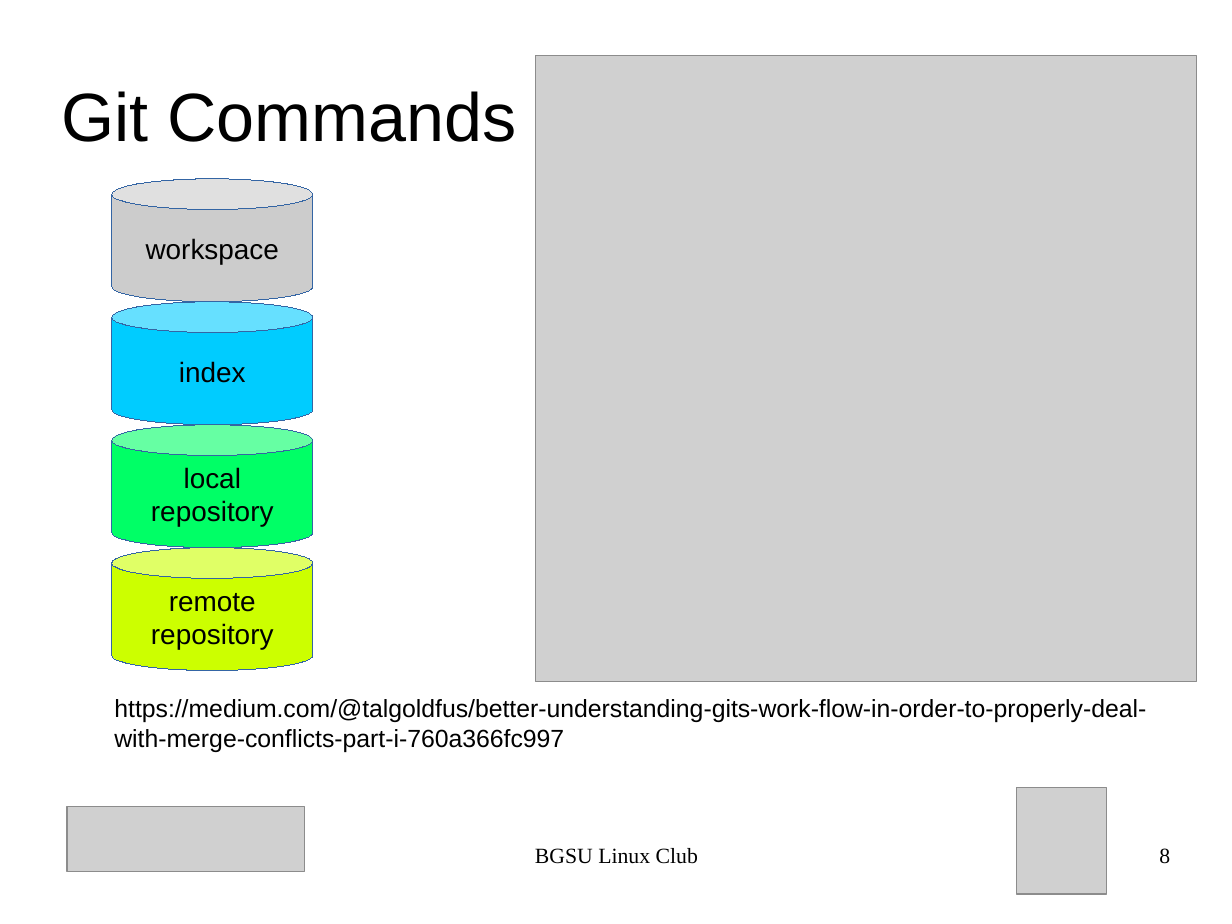
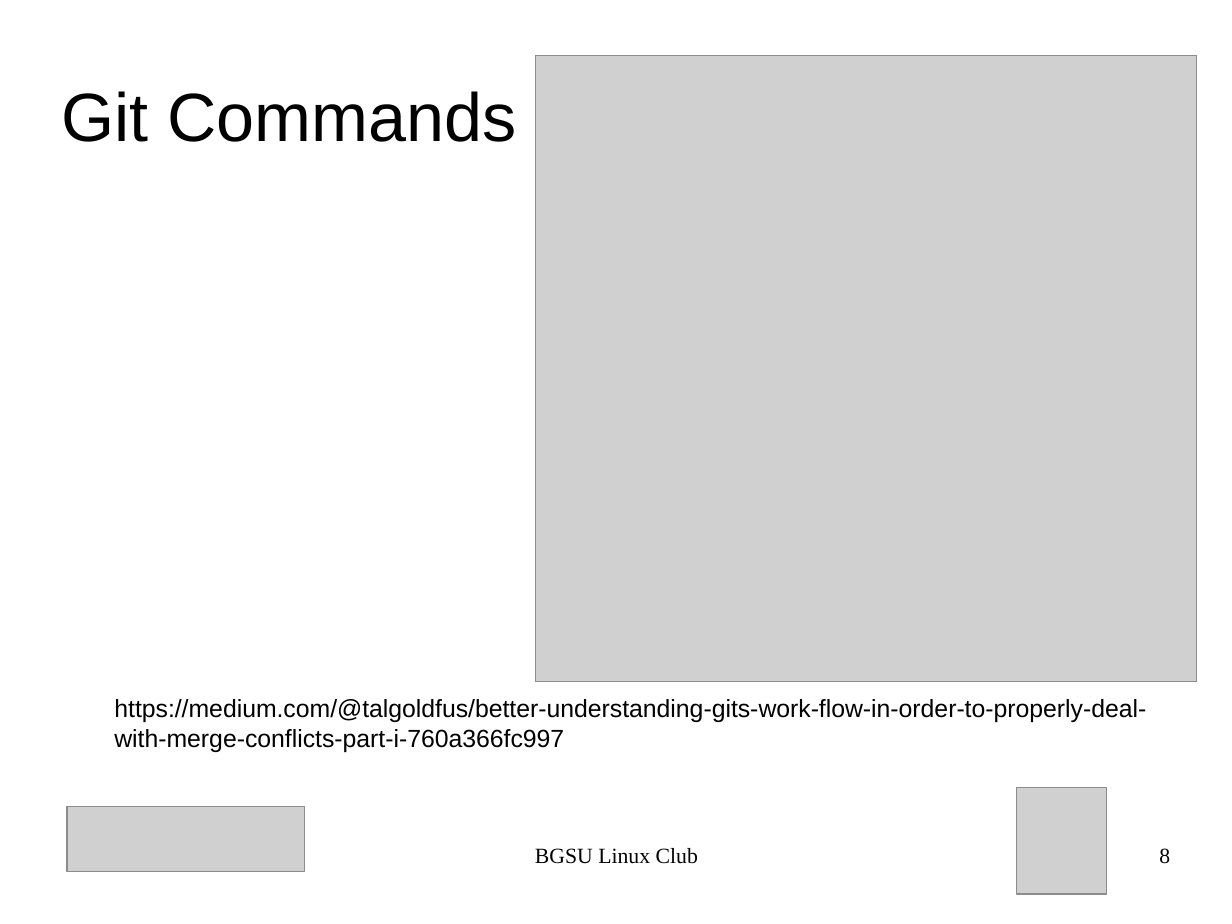
Before and after one commit to BGSU-Linux-Club/BGSU-Git-Tutorial, a slide deck: slide 8 of presentation.odp. Drawn at 1232x924 pixels with LibreOffice and Linux fonts; fonts in the diff are those of the drawing; grey boxes stand for pictures. Boxes give left, top, right and bottom in pixels: in the first picture for what was removed or moved away, otherwise in the second. Text is boxed around its words. In the diff, an @@ line names an element or a change of style, - is before the commit and + after.

```diff
--- a/presentation.odp
+++ b/presentation.odp
@@ cylinder removed at bbox=[112, 179, 313, 302] @@
-workspace
@@ cylinder removed at bbox=[112, 302, 313, 425] @@
-index
@@ cylinder removed at bbox=[112, 425, 313, 548] @@
-local
-repository
@@ cylinder removed at bbox=[112, 548, 313, 671] @@
-remote
-repository
```
Also in this commit, not shown: 4 other slides changed, 5 slides added, 1 other file.
